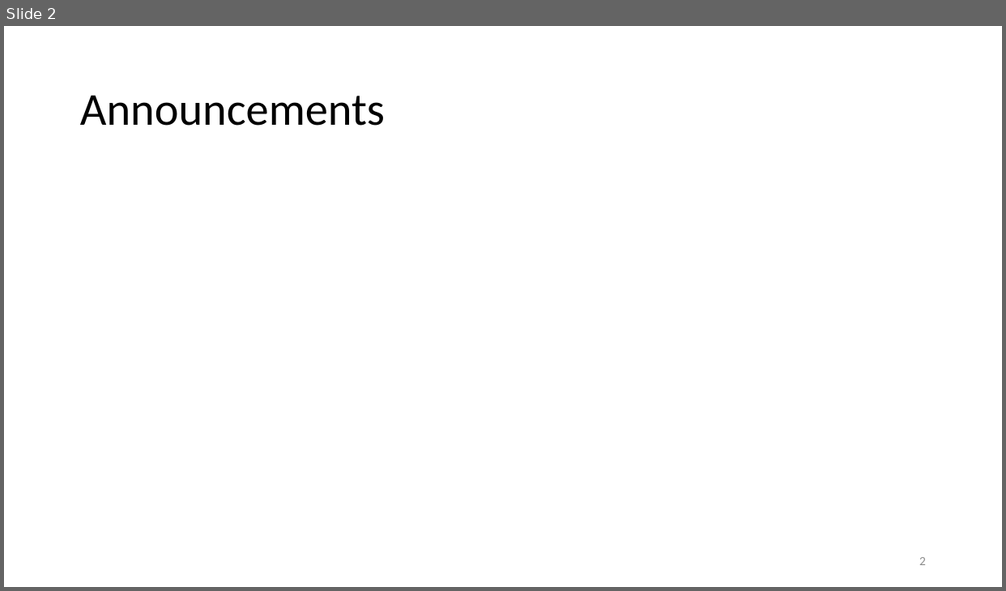
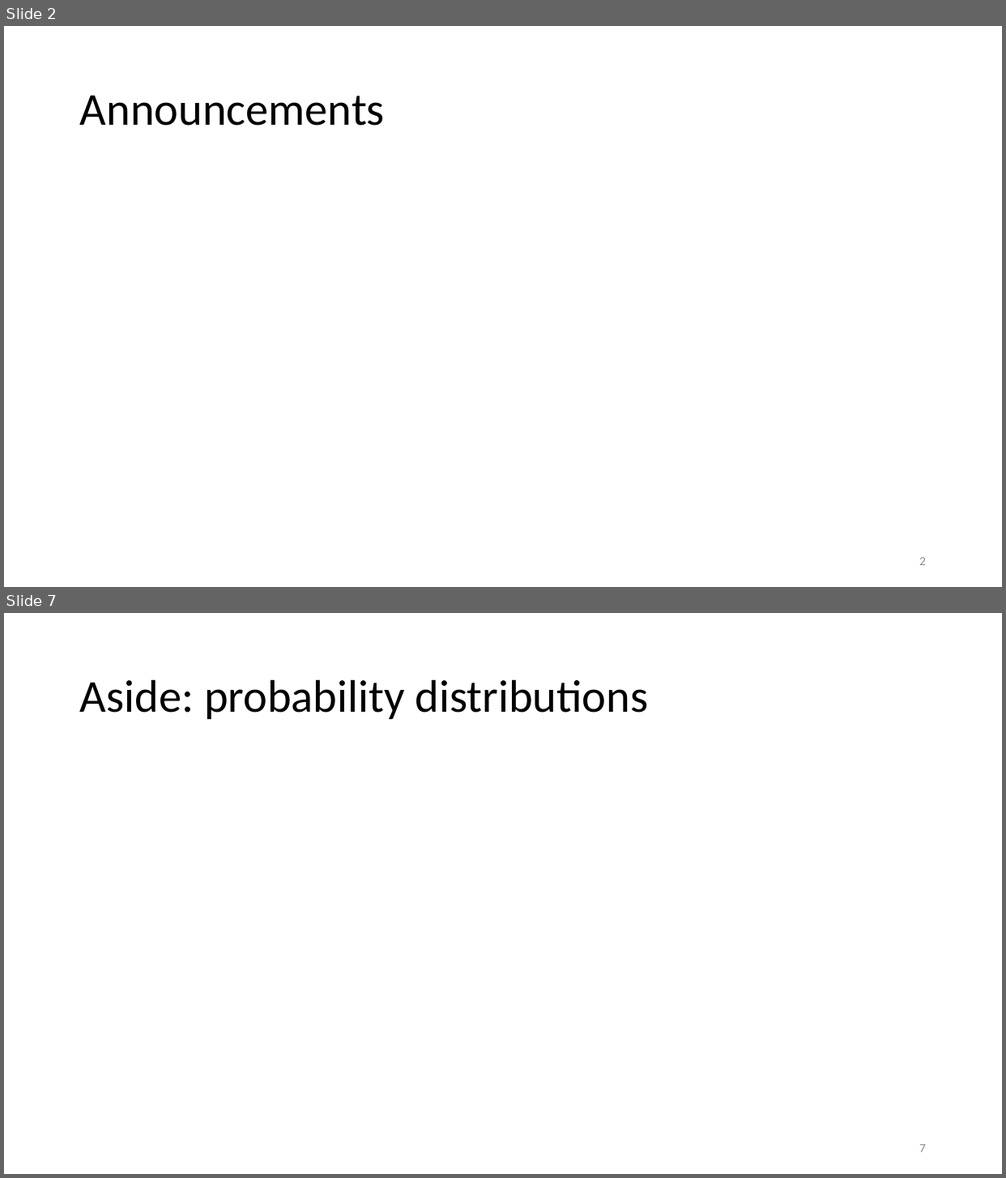
Before and after one commit to joshasuncion/ER-190C, a slide deck: lecture/Lecture 7 Sept 13/7 Visualization.pptx. Shown one above the other, each under a label of ours: slide 2 before the commit, slides 2 and 7 after it; the slides between them are not shown. The pictures are 1006x591 and 1006x1178 pixels, drawn with LibreOffice and Linux fonts; fonts in the diff are those of the drawing. Boxes give left, top, right and bottom in pixels: in the first picture for what was removed or moved away, otherwise in the second. Text is boxed around its words. In the diff, an @@ line names an element or a change of style, - is before the commit and + after.

```diff
--- a/lecture/Lecture 7 Sept 13/7 Visualization.pptx
+++ b/lecture/Lecture 7 Sept 13/7 Visualization.pptx
@@ slide 7 added at box(4, 613, 1002, 1174), background #FFFFFF @@
@@ title added at box(80, 679, 649, 719), 44 pt, text #000000 @@
+Aside: probability distributions
@@ page number added at box(919, 1144, 926, 1152), 12 pt, text #8C8C8C @@
+7
```
Also in this commit, not shown: 14 other slides added, 5 other files.
